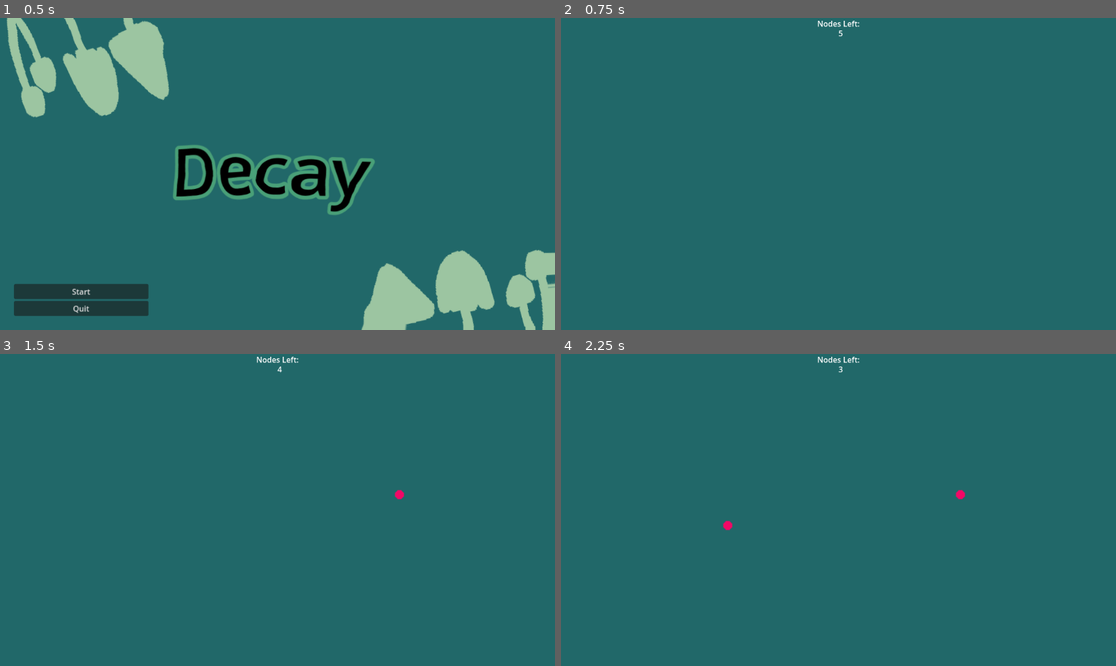
Above: before the commit, frames 1-4 (two rows, left to right).
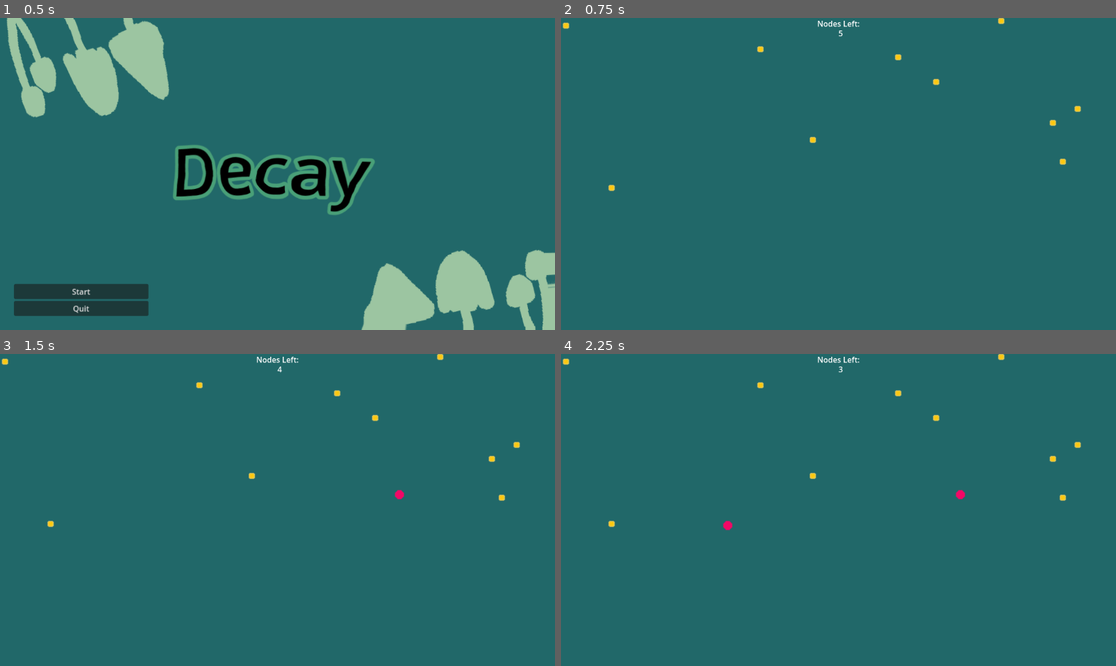
Above: after the commit, the same moments.

Repository: Alpha-Hotel/GameJamJan24
Game: Godot game, scene res://Scenes/menu.tscn
Same seed, same stepped clock (60 frames per second), same inputs: the game is played once before the commit and once after it.
Inputs (mouse positions are in pixels of both pictures, inside the frame that each line leads up to):
- Up to frame 1 (0.5 s): no input
- Up to frame 2 (0.75 s): click "Start" at 0.5 s
- Up to frame 3 (1.5 s): tap Enter at 1.25 s; move the mouse to (399, 494) at 1.27 s; click (399, 494) at 1.35 s
- Up to frame 4 (2.25 s): tap Space at 2 s; move the mouse to (727, 525) at 2.02 s; click (727, 525) at 2.1 s

Frame 1 is identical in both runs. In frame 2, 0.2% of the frame differs, in the area x 0-94%, y 0-56%; in frame 3, 0.2%; in frame 4, 0.2%.

Commit message:
nutrient and mycelia fucntions required to interact added

Diff:
--- a/Scenes/mycelia_node.tscn
+++ b/Scenes/mycelia_node.tscn
@@ -5,13 +5,57 @@
 [sub_resource type="GDScript" id="GDScript_fpcbi"]
 script/source = "extends Area2D
 
+var nutrients : int = 0
+var nutrient_nodes : Dictionary = {}
+@export var nutrient_consumption_amount : int = 1
+@export var nutrient_consumption_rate : float = 1.0
+var nutrient_consumption_timer : Timer = Timer.new()
+
+
 # Called when the node enters the scene tree for the first time.
 func _ready():
 	$\"/root/SceneGlobal\".child_node_pass(self)
+	# Make nutrient timer a child of mycelia node, configure, start, and connect it to _consume_nutrients func
+	add_child(nutrient_consumption_timer)
+	nutrient_consumption_timer.wait_time = nutrient_consumption_rate
+	nutrient_consumption_timer.start()
+	nutrient_consumption_timer.timeout.connect(_consume_nutrients)
 
 # Called every frame. 'delta' is the elapsed time since the previous frame.
 func _process(delta):
 	pass
+
+func _consume_nutrients():
+	var nutrient_node_keys : Array = nutrient_nodes.keys()
+	for key in nutrient_node_keys:
+		var consumed_nutrients : int = nutrient_nodes[key].consume_resources(nutrient_consumption_amount)
+		if consumed_nutrients == 0:
+			remove_nutrient_node(key)
+		else:
+			add_nutrients(consumed_nutrients)
+	nutrient_consumption_timer.wait_time = nutrient_consumption_rate
+
+func add_nutrient_node(nutrient_node):
+	nutrient_nodes.merge({nutrient_node : nutrient_node})
+
+func remove_nutrient_node(nutrient_node):
+	nutrient_nodes.erase(nutrient_node)
+
+func add_nutrients(amount : int):
+	nutrients += amount
+
+func remove_nutrients(amount : int) -> bool:
+	if nutrients == 0:
+		return false
+		pass
+	if nutrients < amount:
+		nutrients -= nutrients
+	else:
+		nutrients -= amount
+	return true
+
+
+
 "
 
 [sub_resource type="ShaderMaterial" id="ShaderMaterial_l0swx"]
--- a/Scenes/node.gd
+++ b/Scenes/node.gd
@@ -1,12 +1,16 @@
 extends Node
 
 const mycelia_node = preload("res://Scenes/mycelia_node.tscn")
+const resource_node = preload("res://Scenes/resource_node.tscn")
 
 # Called when the node enters the scene tree for the first time.
 func _ready():
 	$HUD/Counter_number.text = "5"
-	pass # Replace with function body.
+	spawn_resource_nodes(10)
+	get_attributes_of_all()
 
+var rng1 = RandomNumberGenerator.new()
+var rng2 = RandomNumberGenerator.new()
 
 # Called every frame. 'delta' is the elapsed time since the previous frame.
 func _process(delta):
@@ -41,8 +45,6 @@
 		#print("Mouse Motion at: ", event.position)
 		pass
 
-
-
 func add_mycelia_node(pos):
 	# This function adds a mycelia node at a given position (pos)
 	var node = mycelia_node.instantiate()
@@ -64,3 +66,19 @@
 
 func add_connecting_lines(placed_pos, pos_2, pos_3):
 	pass
+
+func get_attributes_of_all():
+
+	for i in get_tree().get_nodes_in_group("resource"):
+		print (get_tree().get_nodes_in_group("resource"))
+
+func spawn_resource_nodes(num_spawn):
+
+	for i in num_spawn:
+
+		var randx = rng1.randf_range(0.0, 1152.0)
+		var randy = rng2.randf_range(0.0, 648.0)
+		var node_copy = resource_node.instantiate()
+		add_child(node_copy)
+		node_copy.position.x = randx
+		node_copy.position.y = randy
--- /dev/null
+++ b/Scenes/resource_node.gd
@@ -0,0 +1,27 @@
+extends Area2D
+
+@export var resources : int = 100
+
+# Called when the node enters the scene tree for the first time.
+func _ready():
+	pass # Replace with function body.
+
+func pour_out_energy(amount):
+
+	if amount < 1:
+		pass
+	pass
+
+# Called every frame. 'delta' is the elapsed time since the previous frame.
+func _process(delta):
+	pass
+
+func consume_resources(consumption_amount : int) -> int:
+		var consumed_resources = 0
+		if resources < consumption_amount:
+			consumed_resources = resources
+			resources = 0
+		else:
+			consumed_resources = consumption_amount
+			resources -= consumption_amount
+		return consumed_resources
--- /dev/null
+++ b/Scenes/resource_node.tscn
@@ -0,0 +1,28 @@
+[gd_scene load_steps=5 format=3 uid="uid://vnspkfnfk3sr"]
+
+[ext_resource type="Script" path="res://Scenes/resource_node.gd" id="1_tugmp"]
+[ext_resource type="Texture2D" uid="uid://bh1040vghgdsb" path="res://Frames/resource_node-removebg-preview.png" id="1_xb7v0"]
+
+[sub_resource type="CircleShape2D" id="CircleShape2D_1ixwa"]
+radius = 19.0
+
+[sub_resource type="SpriteFrames" id="SpriteFrames_7xq2f"]
+animations = [{
+"frames": [{
+"duration": 1.0,
+"texture": ExtResource("1_xb7v0")
+}],
+"loop": true,
+"name": &"default",
+"speed": 5.0
+}]
+
+[node name="Resource Node" type="Area2D" groups=["resource"]]
+script = ExtResource("1_tugmp")
+
+[node name="rescource_collider" type="CollisionShape2D" parent="."]
+shape = SubResource("CircleShape2D_1ixwa")
+
+[node name="AnimatedSprite2D" type="AnimatedSprite2D" parent="."]
+scale = Vector2(1.6, 1.52)
+sprite_frames = SubResource("SpriteFrames_7xq2f")
Binary file added: Frames/resource_node-removebg-preview.png
Not shown, changed: Frames/resource_node-removebg-preview.png.import
Not shown: 1 places in Scenes/test.tscn that only renumber resources
